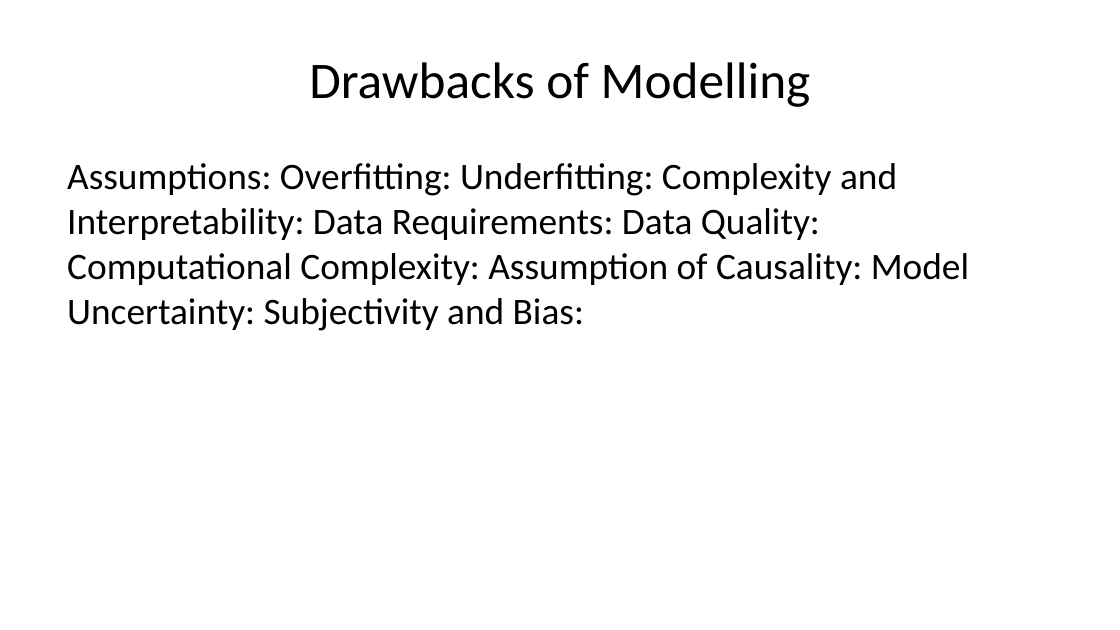
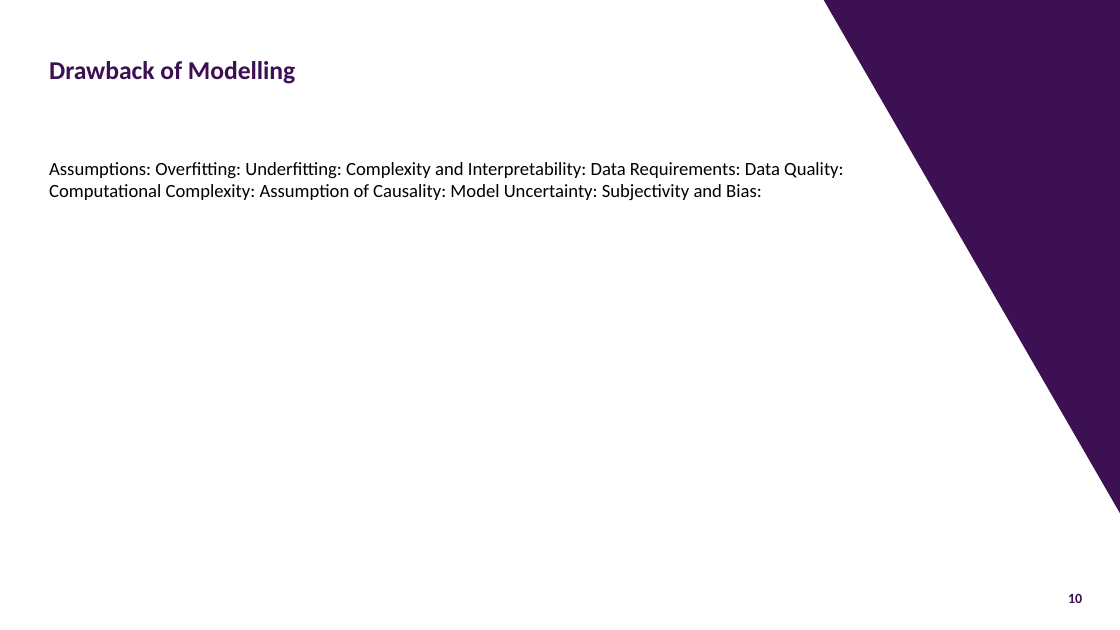
Before and after one commit to joe-alcantara/FP041, a slide deck: slide 10 of Week3d.pptx (slide 12 before the commit). Drawn at 1120x630 pixels with LibreOffice and Linux fonts; fonts in the diff are those of the drawing; background and template pictures are left out. Boxes give left, top, right and bottom in pixels: in the first picture for what was removed or moved away, otherwise in the second. Text is boxed around its words. In the diff, an @@ line names an element or a change of style, - is before the commit and + after.

```diff
--- a/Week3d.pptx
+++ b/Week3d.pptx
@@ right triangle added at (823,0,1120,513), fill #3C1053 @@
@@ title "Drawback of Modelling" at (49,61,295,84): vertical alignment middle to bottom @@
@@ title at (49,61,295,84): text changed; size 33 to 16.5 pt; text colour #000000 to #3C1053; bold on @@
-Drawbacks of Modelling
+Drawback of Modelling
@@ text "Assumptions: Overfitting: Underfitting: Complexity and ...": place and size @@
-text "Assumptions: Overfitting: Underfitting: Complexity and ..." at (67,163,969,331)
+text "Assumptions: Overfitting: Underfitting: Complexity and ..." at (49,162,843,200)
@@ text "Assumptions: Overfitting: Underfitting: Complexity and ..." at (49,162,843,200): size 24 to 12 pt; more space between paragraphs @@
@@ page number added at (1068,593,1082,603), 9 pt, text #3C1053, bold @@
+10
```
Also in this commit, not shown: 18 other slides changed, 3 slides added, 2 slides removed.
